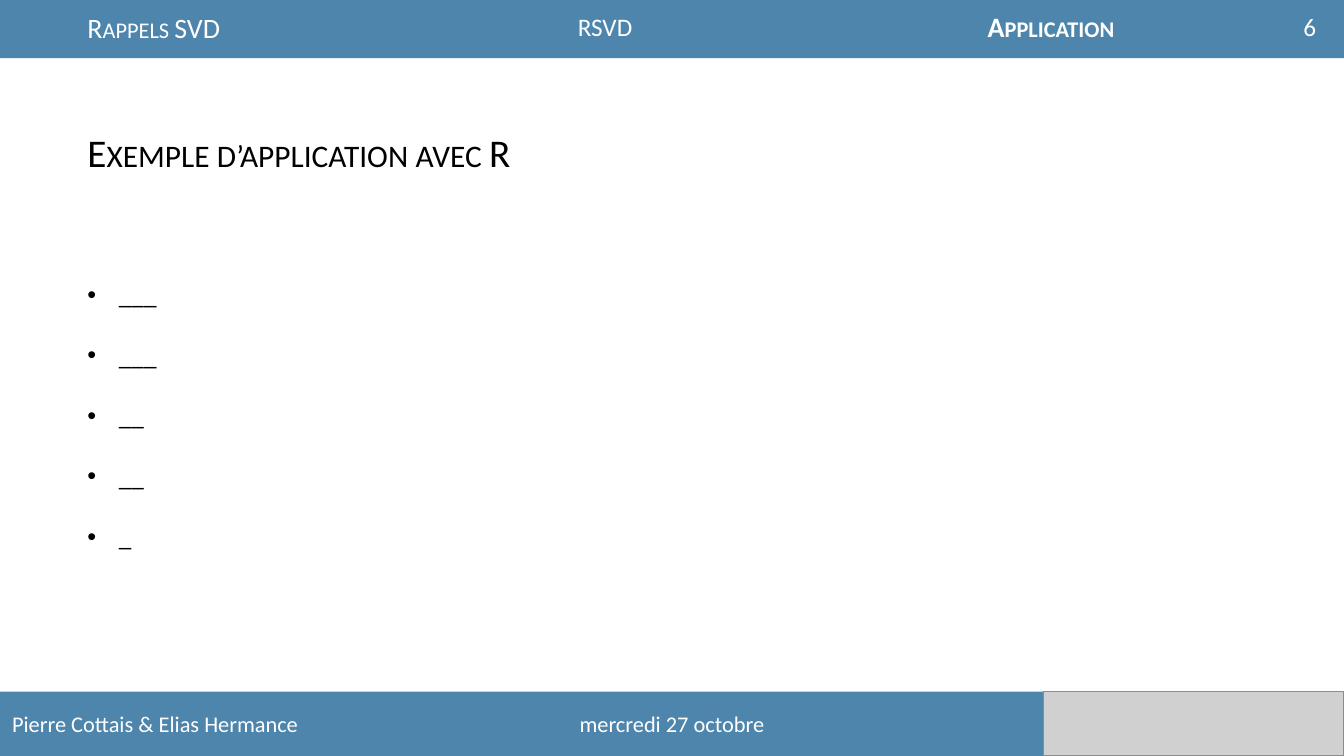
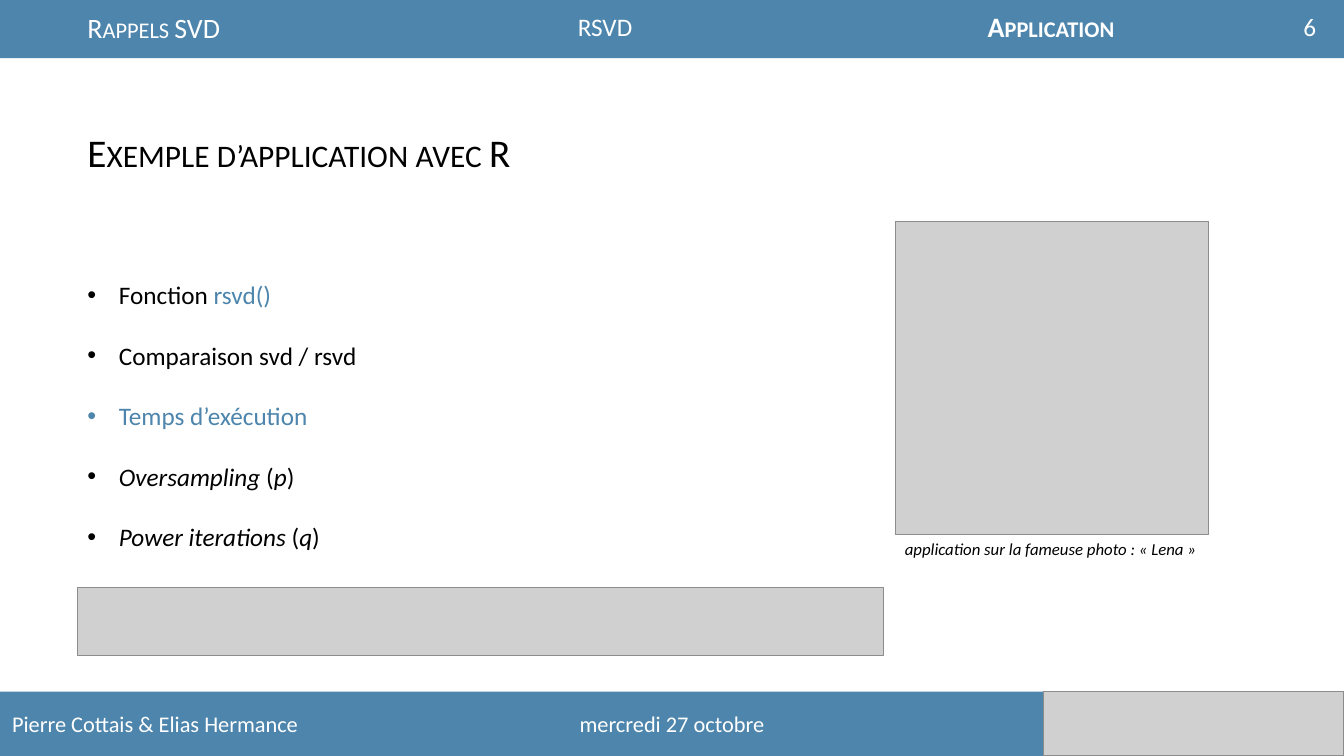
Before and after one commit to Easill/RSVD, a slide deck: slide 6 of presentation.pptx. Drawn at 1344x756 pixels with LibreOffice and Linux fonts; fonts in the diff are those of the drawing; grey boxes stand for pictures. Boxes give left, top, right and bottom in pixels: in the first picture for what was removed or moved away, otherwise in the second. Text is boxed around its words. In the diff, an @@ line names an element or a change of style, - is before the commit and + after.

```diff
--- a/presentation.pptx
+++ b/presentation.pptx
@@ picture added at bbox=[895, 222, 1209, 535] @@
@@ text at bbox=[119, 286, 356, 550]: text changed @@
-• ___
-• ___
-• __
-• __
-• _
+• Fonction rsvd()
+• Comparaison svd / rsvd
+• Temps d’exécution
+• Oversampling (p)
+• Power iterations (q)
@@ text added at bbox=[905, 543, 1183, 558], 12 pt, text #000000, italic @@
+application sur la fameuse photo : « Lena »
@@ picture added at bbox=[78, 588, 883, 655] @@
```
Also in this commit, not shown: 4 other slides changed, 6 slides added.
